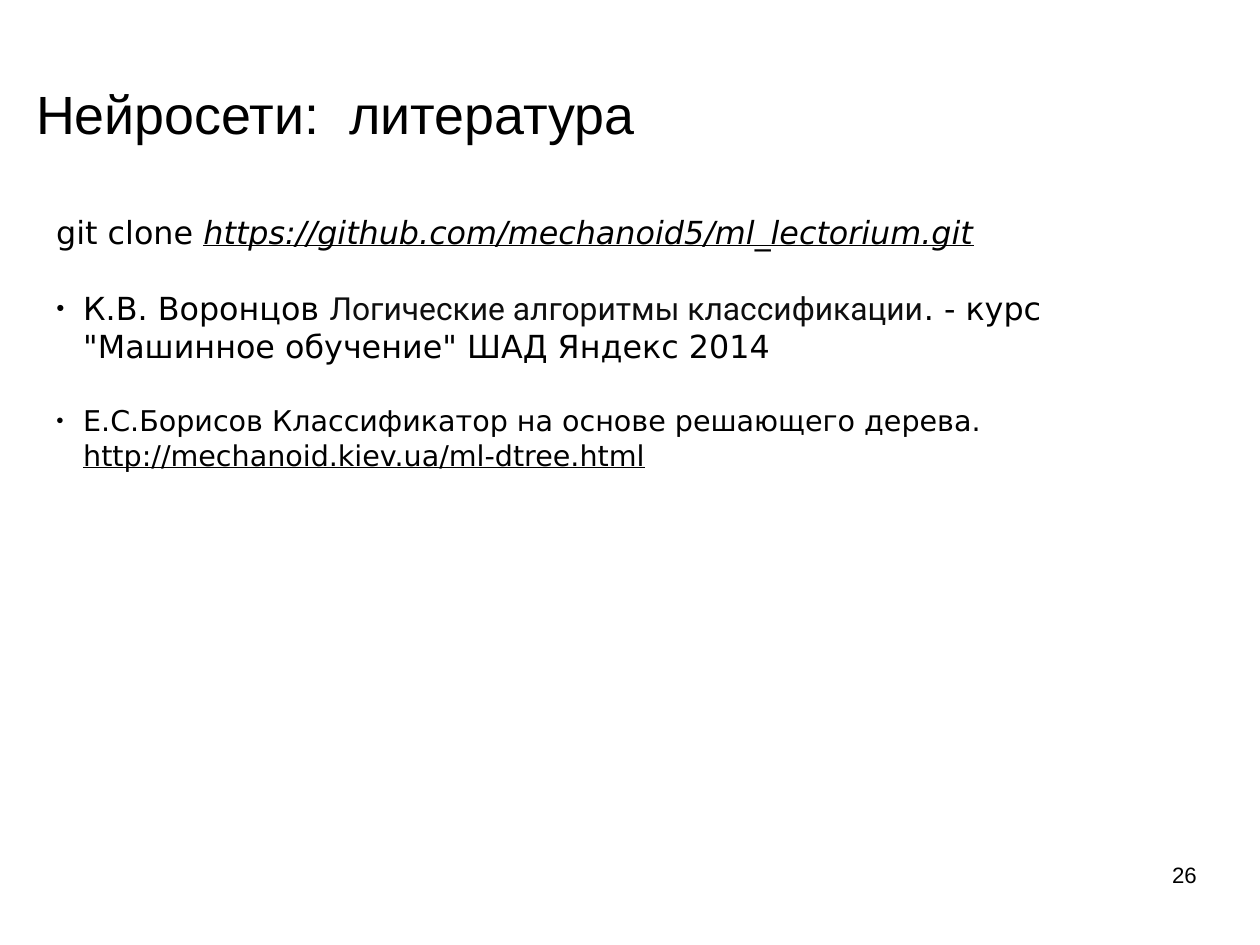
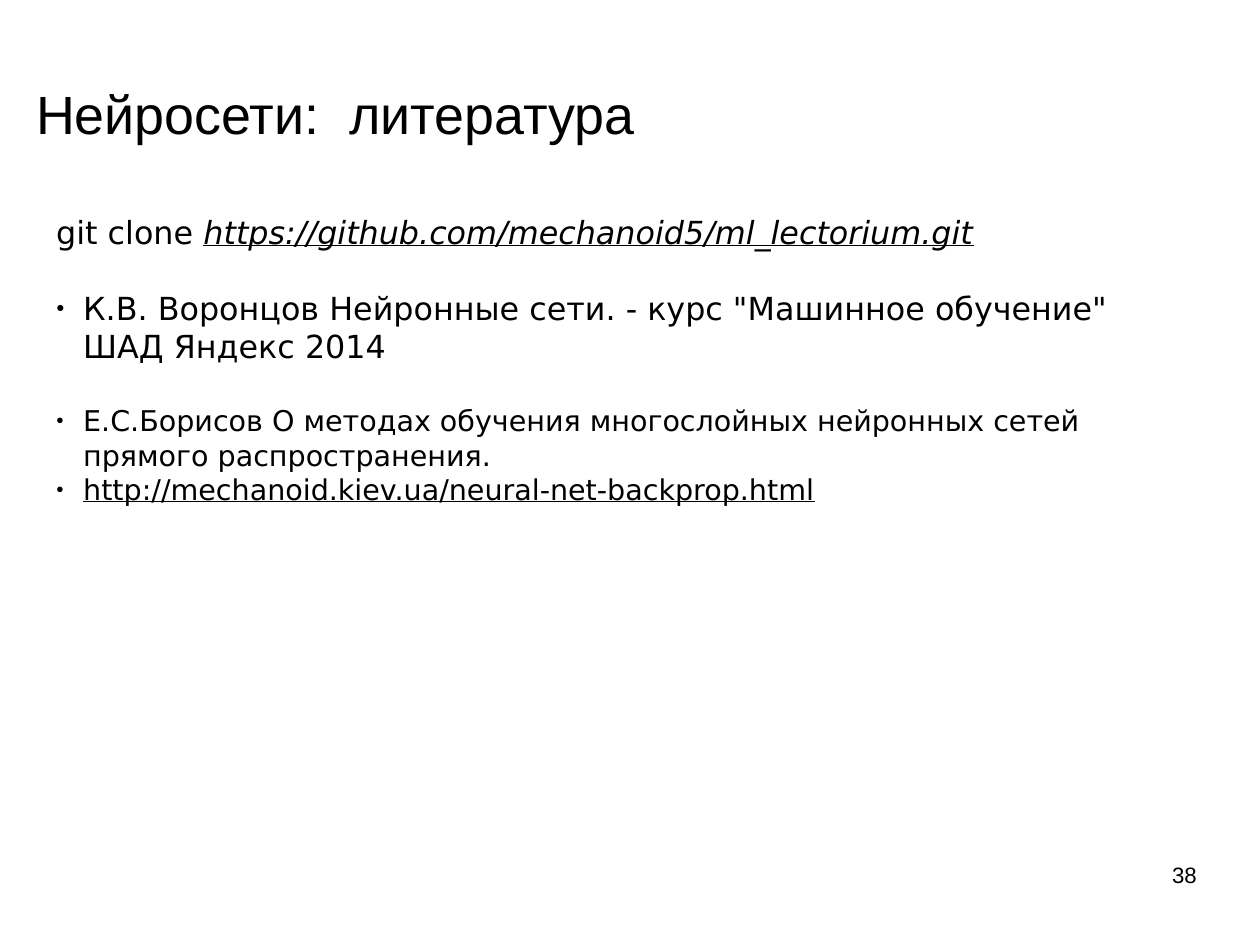
Before and after one commit to mechanoid5/ml_lectorium_legacy, a slide deck: slide 38 of 10-ann.odp (slide 26 before the commit). Drawn at 1260x945 pixels with LibreOffice and Linux fonts; fonts in the diff are those of the drawing; background and template pictures are left out. Boxes give left, top, right and bottom in pixels: in the first picture for what was removed or moved away, otherwise in the second. Text is boxed around its words. In the diff, an @@ line names an element or a change of style, - is before the commit and + after.

```diff
--- a/10-ann.odp
+++ b/10-ann.odp
@@ text at (x1=83, y1=295, x2=1107, y2=506): text changed @@
-● К.В. Воронцов Логические алгоритмы классификации. - курс "Машинное обучение" ШАД Яндекс 2014
-● Е.С.Борисов Классификатор на основе решающего дерева. http://mechanoid.kiev.ua/ml-dtree.html
+● К.В. Воронцов Нейронные сети. - курс "Машинное обучение" ШАД Яндекс 2014
+● Е.С.Борисов О методах обучения многослойных нейронных сетей прямого распространения.
+● http://mechanoid.kiev.ua/neural-net-backprop.html
@@ page number at (x1=1172, y1=867, x2=1197, y2=884): text changed @@
-26
+38
```
Also in this commit, not shown: 4 other slides changed, 13 slides added, 1 slide removed.
